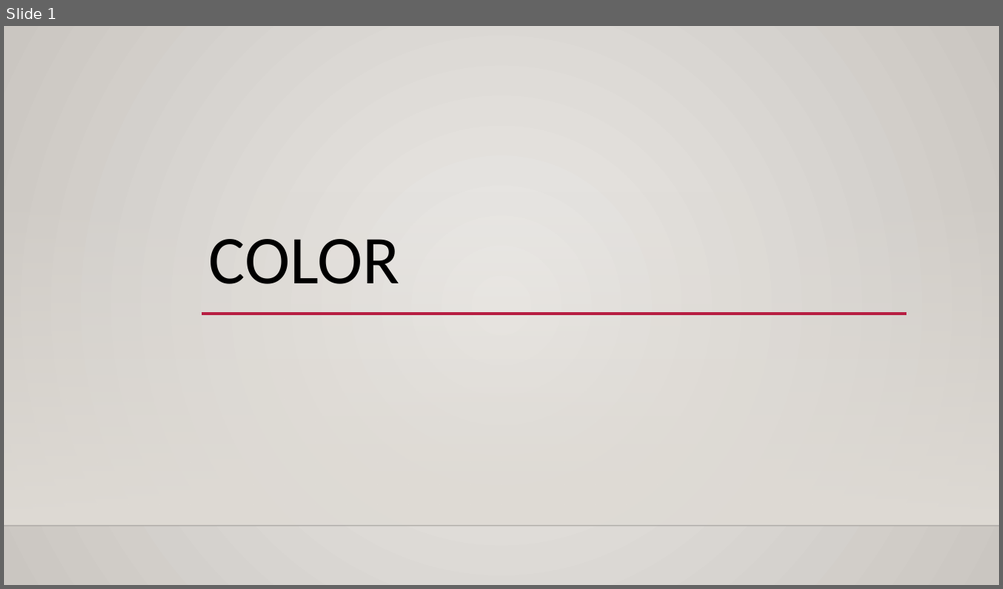
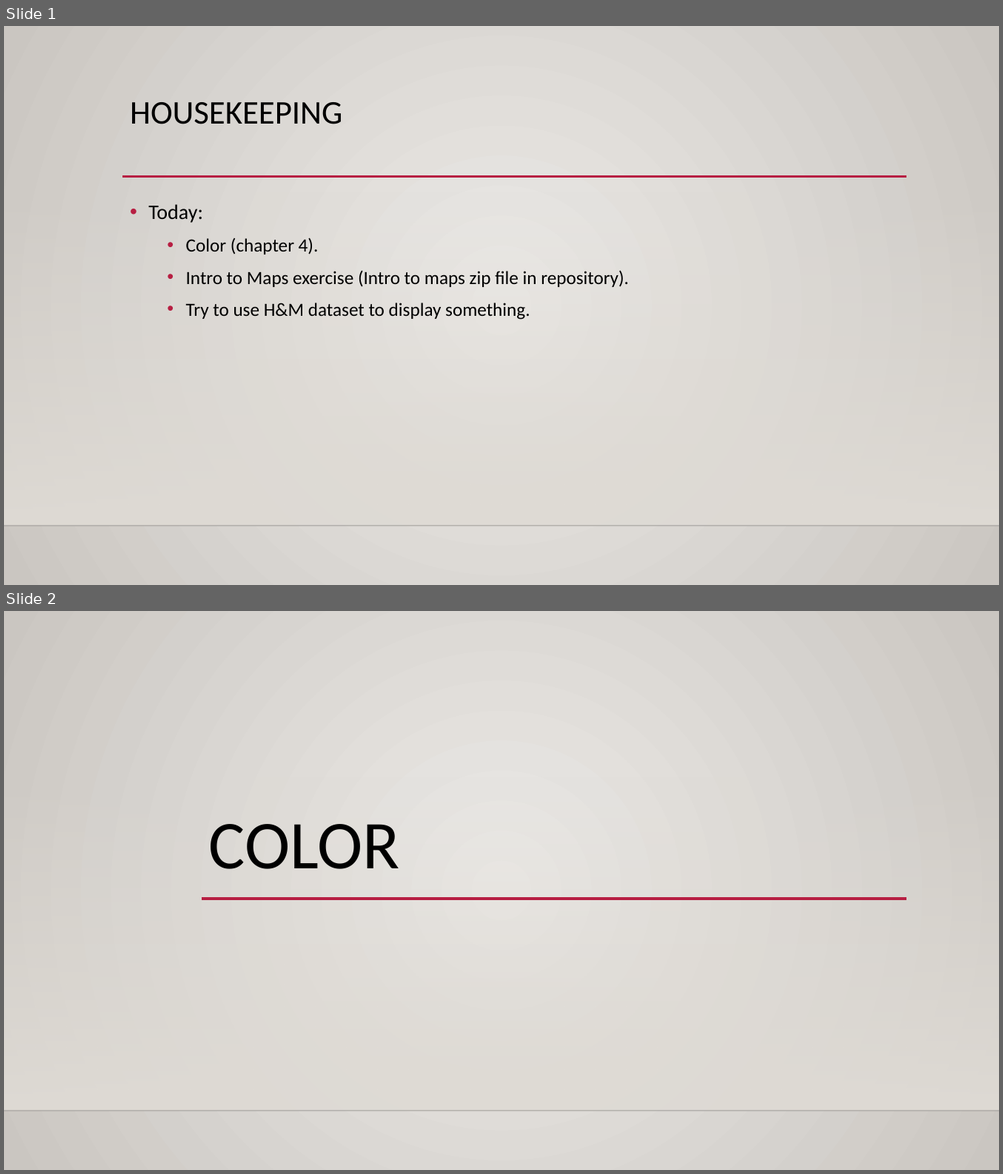
Before and after one commit to AkeemSemper/ml_datasets, a slide deck: slides/chapter_4.pptx. Shown one above the other, each under a label of ours: slide 1 before the commit, slides 1 and 2 after it. The pictures are 1003x589 and 1003x1174 pixels, drawn with LibreOffice and Linux fonts; fonts in the diff are those of the drawing; background and template pictures are left out. Boxes give left, top, right and bottom in pixels: in the first picture for what was removed or moved away, otherwise in the second. Text is boxed around its words. In the diff, an @@ line names an element or a change of style, - is before the commit and + after.

```diff
--- a/slides/chapter_4.pptx
+++ b/slides/chapter_4.pptx
@@ slide 1 added at [4, 26, 999, 585], background gradient #ECEAE7 to #CAC7C1; not listed: 2 template elements that a slide beside it also shows @@
@@ title added at [130, 102, 342, 124], 32 pt, text #000000 @@
+HOUSEKEEPING
@@ line added from (122, 177) to (907, 177), #B71E42 2.5 pt @@
@@ text added at [148, 204, 629, 320], 18 pt, text #000000 @@
+• Today:
+  • Color (chapter 4).
+  • Intro to Maps exercise (Intro to maps zip file in repository).
+  • Try to use H&M dataset to display something.
@@ what was slide 1 is now slide 2 @@
```
Also in this commit, not shown: 3 slides changed, 1 other slide added, 1 slide removed.
